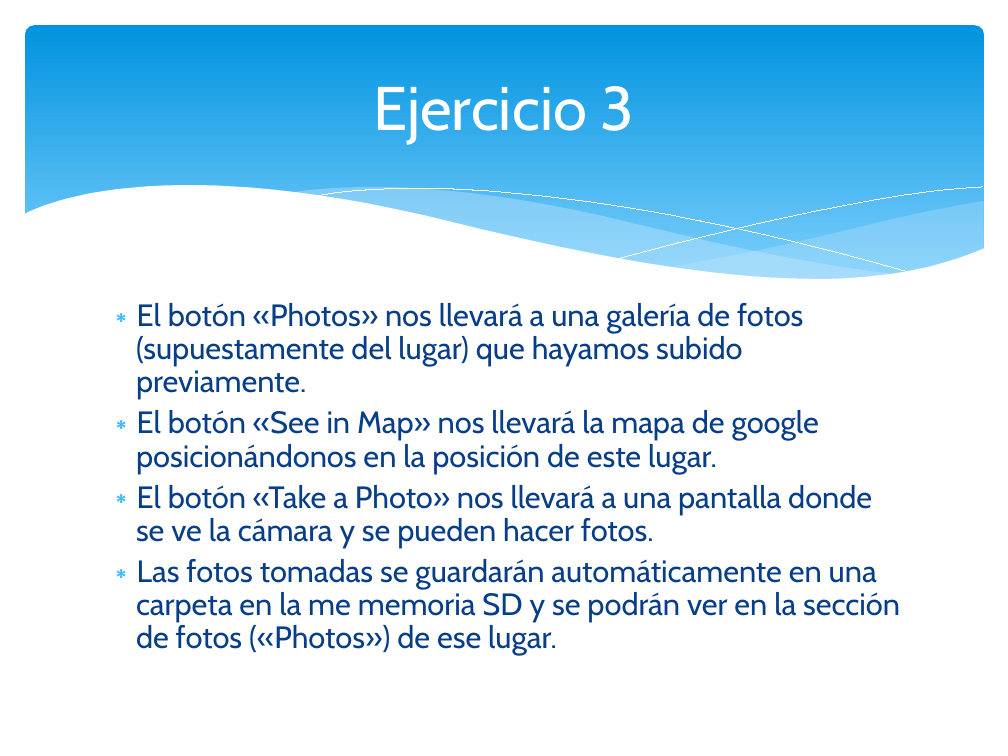
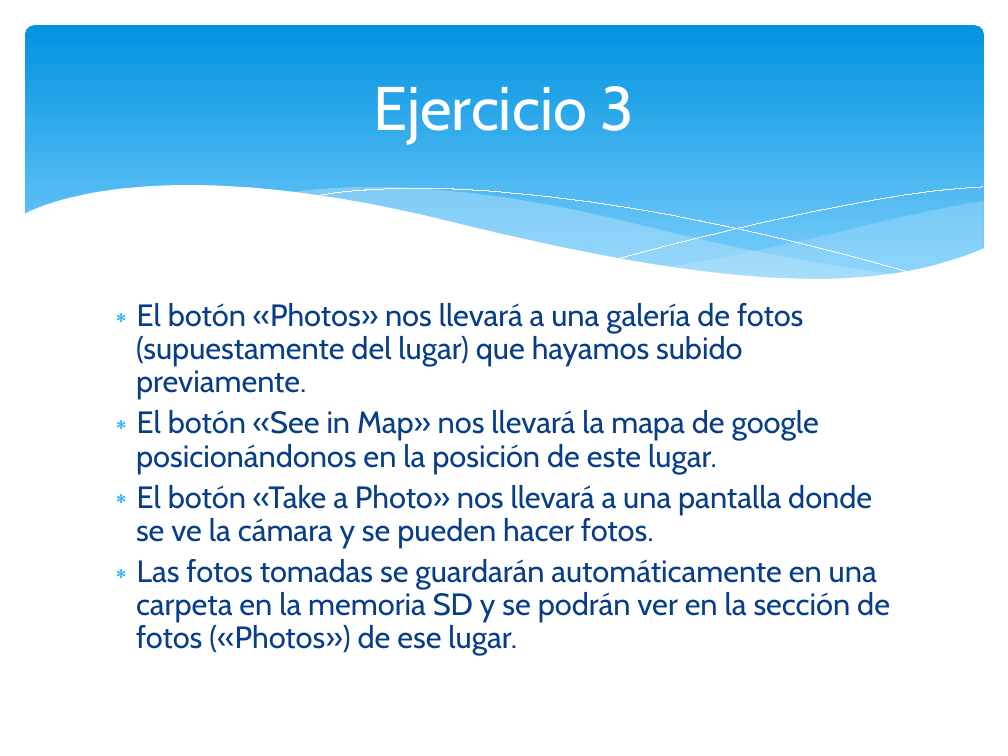
Before and after one commit to desperado1992/ivandroid, a slide deck: slide 6 of doc/Entrega Bloque I Android.ppt. Drawn at 1008x756 pixels with LibreOffice and Linux fonts; fonts in the diff are those of the drawing. Boxes give left, top, right and bottom in pixels: in the first picture for what was removed or moved away, otherwise in the second. Text is boxed around its words. In the diff, an @@ line names an element or a change of style, - is before the commit and + after.

```diff
--- a/doc/Entrega Bloque I Android.ppt
+++ b/doc/Entrega Bloque I Android.ppt
@@ text at bbox=[136, 559, 890, 655]: text changed @@
-∗ Las fotos tomadas se guardarán automáticamente en una carpeta en la me memoria SD y se podrán ver en la sección de fotos («Photos») de ese lugar.
+∗ Las fotos tomadas se guardarán automáticamente en una carpeta en la memoria SD y se podrán ver en la sección de fotos («Photos») de ese lugar.
```
Also in this commit, not shown: 6 other slides changed.
